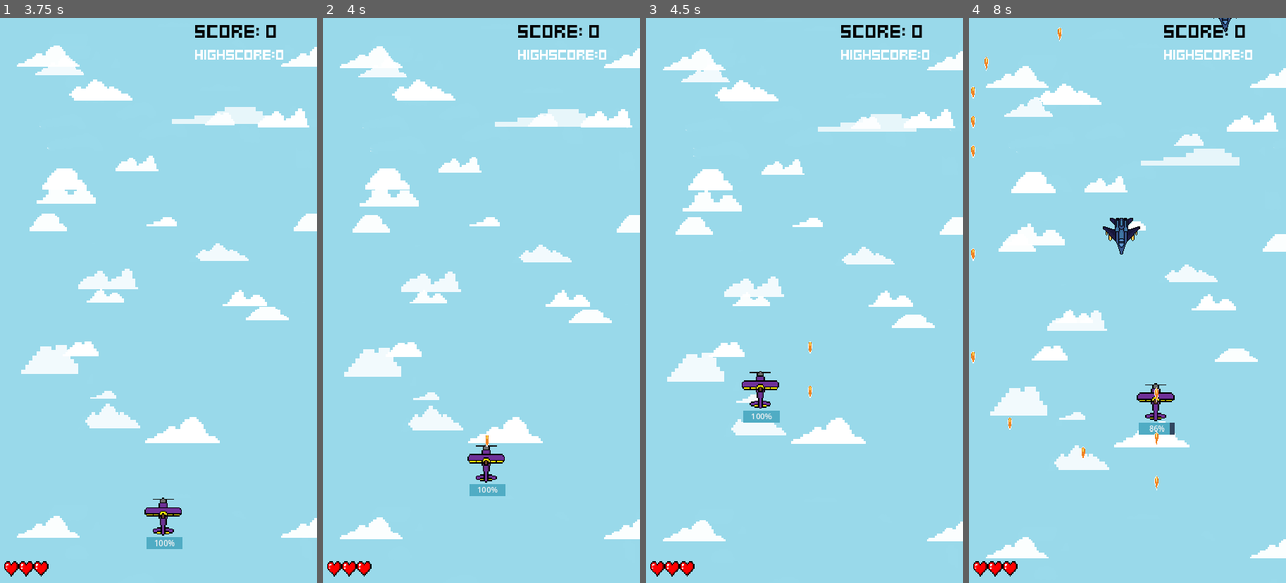
Above: before the commit, frames 1-4 (left to right).
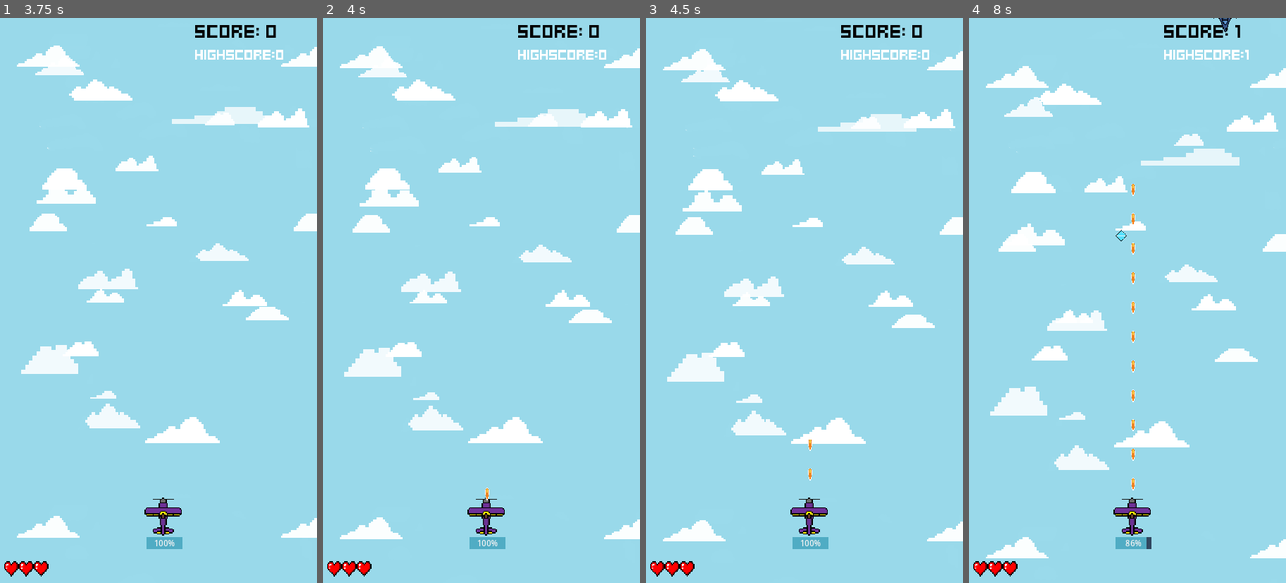
Above: after the commit, the same moments.

Repository: edmundyu2008/LeBombJames
Game: Godot game, scene res://UI/main_menu.tscn
The game is run twice, just before and just after one commit, with the same random seed, the same clock (stepped at 60 frames per second) and the same inputs.
Inputs (mouse positions are in pixels of both pictures, inside the frame that each line leads up to):
- Up to frame 1 (3.75 s): click (76, 396) at 0.5 s; tap Enter (ui_accept) at 1.25, 1.52, 2.27 s; hold D (ui_right) 1.28-2.03 s; hold S (ui_down) 2.03-2.78 s; hold D (ui_right) 2.78-3.53 s; hold W (ui_up) from 3.53 s (still down)
- Up to frame 2 (4 s): keep holding W (ui_up); tap Enter (ui_accept) at 3.77 s
- Up to frame 3 (4.5 s): release W (ui_up) at 4.28 s; hold A (ui_left) from 4.28 s (still down)
- Up to frame 4 (8 s): tap Enter (ui_accept) at 4.52, 5.27, 6.77, 7.52 s; release A (ui_left) at 5.78 s; hold S (ui_down) 5.78-6.53 s; hold D (ui_right) 6.53-7.28 s; hold W (ui_up) from 7.28 s (still down)

Frame 1 is identical in both runs. In frame 2, 1.2% of the frame differs, in the area x 45-58%, y 73-94%; in frame 3, 1.2%; in frame 4, 2.1%, in the area x 0-90%, y 1-94%.

Commit message:
player movement animation half done

Diff:
--- a/opps/energy_crystal.tscn
+++ b/opps/energy_crystal.tscn
@@ -19,6 +19,7 @@
 [node name="Sprite2D" type="Sprite2D" parent="."]
 z_index = -1
 position = Vector2(5.96046e-08, 0)
+rotation = 0.00110359
 scale = Vector2(0.6, 0.6)
 texture = ExtResource("3_7lnen")
 
--- a/player_plane/plane.gd
+++ b/player_plane/plane.gd
@@ -9,6 +9,8 @@
 @onready var player_hurt_component: PlayerHurtComponent = $PlayerHurtComponent as PlayerHurtComponent
 @onready var player_destroyed_component: PlayerDestroyedComponent = $PlayerDestroyedComponent as PlayerDestroyedComponent
 @onready var energy_timer: Timer = $EnergyTimer
+@onready var move_component = $MoveComponent
+@onready var animated_sprite_2d = $AnimatedSprite2D
 
 @onready var energy_bar = $EnergyBar
 
@@ -27,6 +29,17 @@
 		energy_bar.value = energy
 )
 
+func _process(delta: float) -> void:
+	animate_the_plane()
+
+func animate_the_plane():
+	if move_component.velocity.x < 0:
+		animated_sprite_2d.play("bankleft")
+	elif move_component.velocity.x > 0:
+		animated_sprite_2d.play("bankright")
+	else:
+		animated_sprite_2d.play("default")
+
 func lose_energy(energy_amount : int):
 	energy -= energy_amount
 	energy_bar.value = energy
--- a/player_plane/plane.tscn
+++ b/player_plane/plane.tscn
@@ -3,10 +3,10 @@
 [ext_resource type="Texture2D" uid="uid://dgmft2q37eiop" path="res://player_plane/player1.png" id="1_xvef2"]
 [ext_resource type="Script" path="res://player_plane/plane.gd" id="1_yi7cu"]
 [ext_resource type="Script" path="res://components/move_component.gd" id="2_mxmei"]
-[ext_resource type="Script" path="res://components/move_input_component.gd" id="3_2aq8m"]
-[ext_resource type="Resource" uid="uid://l3xm0ms755d4" path="res://player_plane/ship_move_stats.tres" id="4_tjnxr"]
 [ext_resource type="Script" path="res://components/position_clamp_component.gd" id="5_0p80t"]
+[ext_resource type="Texture2D" uid="uid://cfml7elxa8c4j" path="res://newplaneleft.png" id="6_6t2k7"]
 [ext_resource type="Script" path="res://components/spawner_component.gd" id="7_nxgsa"]
+[ext_resource type="Texture2D" uid="uid://b54t4ff5hbnis" path="res://newplaneright.png" id="7_umvnq"]
 [ext_resource type="PackedScene" uid="uid://cm4wy11gurd1o" path="res://player_plane/laser.tscn" id="8_w3yhp"]
 [ext_resource type="Script" path="res://components/hurtbox_component.gd" id="10_l1c4b"]
 [ext_resource type="Script" path="res://components/player_health_component.gd" id="12_bmr8r"]
@@ -17,6 +17,22 @@
 
 [sub_resource type="SpriteFrames" id="SpriteFrames_87lq6"]
 animations = [{
+"frames": [{
+"duration": 1.0,
+"texture": ExtResource("6_6t2k7")
+}],
+"loop": true,
+"name": &"bankleft",
+"speed": 5.0
+}, {
+"frames": [{
+"duration": 1.0,
+"texture": ExtResource("7_umvnq")
+}],
+"loop": true,
+"name": &"bankright",
+"speed": 5.0
+}, {
 "frames": [{
 "duration": 1.0,
 "texture": ExtResource("1_xvef2")
@@ -48,19 +64,13 @@
 game_stats = ExtResource("14_imwu1")
 
 [node name="AnimatedSprite2D" type="AnimatedSprite2D" parent="."]
-position = Vector2(2.08165e-12, 2.08165e-12)
 scale = Vector2(1.2, 1.211)
 sprite_frames = SubResource("SpriteFrames_87lq6")
+animation = &"bankleft"
 
 [node name="MoveComponent" type="Node" parent="." node_paths=PackedStringArray("actor")]
 script = ExtResource("2_mxmei")
 actor = NodePath("..")
-velocity = Vector2(2.08165e-12, 2.08165e-12)
-
-[node name="MoveInputComponent" type="Node" parent="." node_paths=PackedStringArray("move_component")]
-script = ExtResource("3_2aq8m")
-move_stats = ExtResource("4_tjnxr")
-move_component = NodePath("../MoveComponent")
 
 [node name="PositionClampComponent" type="Node2D" parent="." node_paths=PackedStringArray("actor")]
 script = ExtResource("5_0p80t")
--- a/player_plane/ship_move_stats.tres
+++ b/player_plane/ship_move_stats.tres
@@ -4,4 +4,4 @@
 
 [resource]
 script = ExtResource("1_u8umc")
-speed = 500
+speed = 400
Binary file added: newplaneleft.png
Not shown, added: newplaneleft.png.import
Binary file added: newplaneright.png
Not shown, added: newplaneright.png.import
